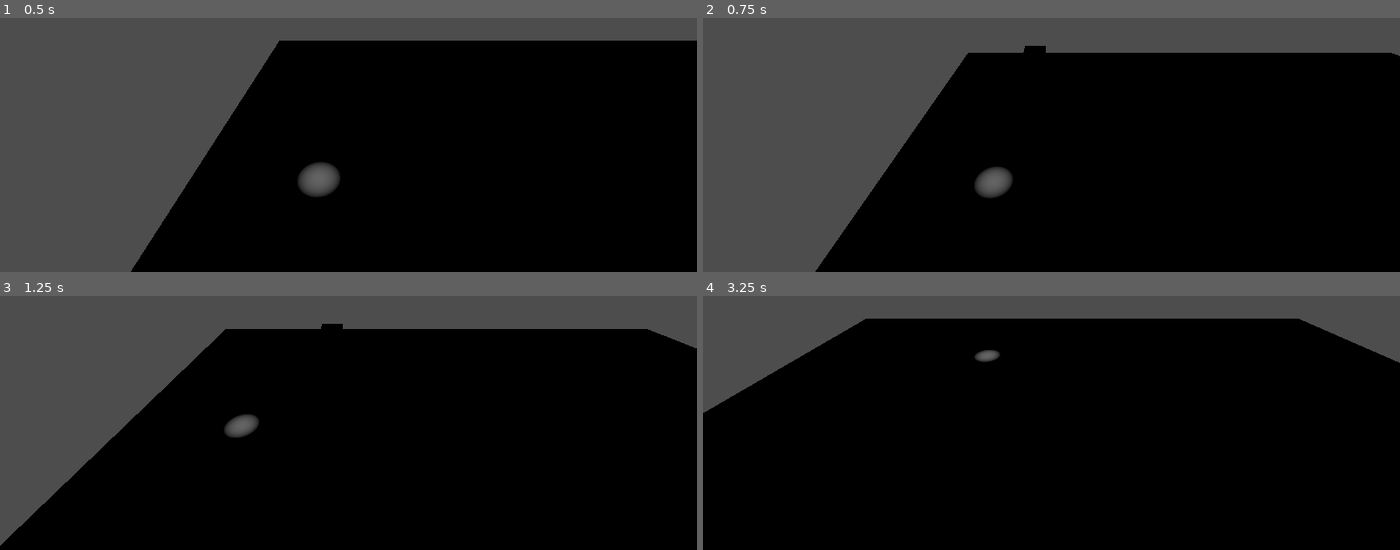
Above: before the commit, frames 1-4 (two rows, left to right).
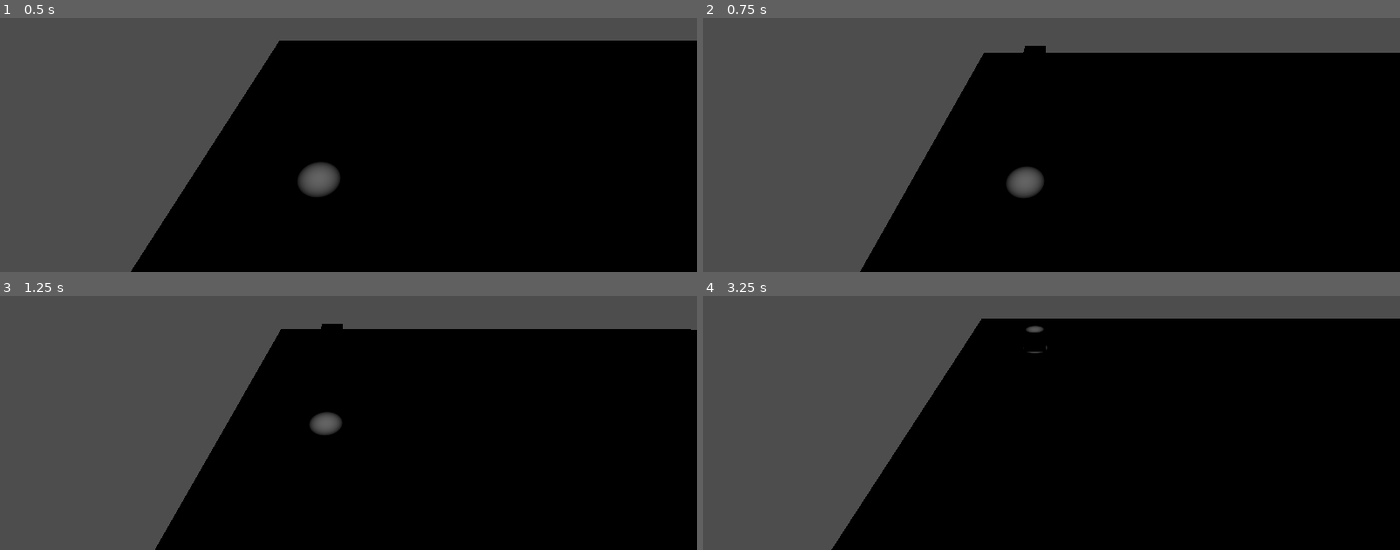
Above: after the commit, the same moments.

Repository: bbodin/chaselighting
Game: Godot game, scene res://world.tscn
The game is run twice, just before and just after one commit, with the same random seed, the same clock (stepped at 60 frames per second) and the same inputs.
Inputs (mouse positions are in pixels of both pictures, inside the frame that each line leads up to):
- Up to frame 1 (0.5 s): no input
- Up to frame 2 (0.75 s): tap Enter (ui_accept) at 0.5 s; move the mouse to (1204, 56) at 0.52 s; hold Right (ui_right) from 0.53 s (still down); click (1204, 56) at 0.67 s
- Up to frame 3 (1.25 s): keep holding Right (ui_right); tap Enter (ui_accept) at 0.77 s
- Up to frame 4 (3.25 s): release Right (ui_right) at 1.25 s; drag from (912, 374) to (1016, 433) at 1.27 s; move the mouse to (outside the picture) at 2.02 s; hold Right (ui_right) 2.03-2.75 s; click (outside the picture) at 2.17 s; drag from (1016, 433) to (842, 296) at 2.77 s

Frame 1 is identical in both runs. In frame 2, 4.7% of the frame differs, in the area x 16-100%, y 13-100%; in frame 3, 14%; in frame 4, 24%, in the area x 0-100%, y 8-100%.

Commit message:
Add the touchscreen for Android

Diff:
--- a/monster.gd
+++ b/monster.gd
@@ -16,24 +16,20 @@
 
 func _on_player_nearby (body) :
 	chase_it = true
-	print ( str(counter) + " Monster has seen the player:" + str(overlaps_body(player)) )
+	print ( str(counter) + " Monster has seen the player." )
 	counter += 1
 
 func _on_body_entered (body) :
 	if has_overlapping_bodies() :
-			print ( str(counter) + " Monster is player:" + str(overlaps_body(player)) )
+			print ( str(counter) + " Monster is on the player." )
 			counter += 1
 	else :
 		print ("beem!!! ")
 # Called every frame. 'delta' is the elapsed time since the previous frame.
 func _process(delta):
 	if (chase_it)  :
-		print (position)
 		var direction = (player.position -  self.position).normalized()
 		self.position.x += direction.x * 0.001 * counter
 		self.position.z += direction.z * 0.001 * counter
-		print (position)
 		if counter < 50 :
 			counter += 1
-	#print (str(player.position) + str(position))
-	#print ()
--- a/player.gd
+++ b/player.gd
@@ -6,7 +6,14 @@
 
 # Get the gravity from the project settings to be synced with RigidBody nodes.
 var gravity = ProjectSettings.get_setting("physics/3d/default_gravity")
+var next_direction
 
+func _input(event):
+	if event is InputEventScreenTouch:
+		print (event)
+	elif event is InputEventScreenDrag :
+		print (event)
+		next_direction = (transform.basis * Vector3(event.velocity.x, 0, event.velocity.y)).normalized()
 
 func _physics_process(delta):
 	# Add the gravity.
@@ -19,8 +26,10 @@
 
 	# Get the input direction and handle the movement/deceleration.
 	# As good practice, you should replace UI actions with custom gameplay actions.
-	var input_dir = Input.get_vector("ui_left", "ui_right", "ui_up", "ui_down")
-	var direction = (transform.basis * Vector3(input_dir.x, 0, input_dir.y)).normalized()
+	#var input_dir = Input.get_vector("ui_left", "ui_right", "ui_up", "ui_down")
+	#var direction = (transform.basis * Vector3(input_dir.x, 0, input_dir.y)).normalized()
+	var direction = next_direction
+	next_direction = null
 	if direction:
 		velocity.x = direction.x * SPEED
 		velocity.z = direction.z * SPEED
--- a/project.godot
+++ b/project.godot
@@ -15,6 +15,12 @@
 config/features=PackedStringArray("4.2", "Mobile")
 config/icon="res://icon.svg"
 
+[input_devices]
+
+pointing/emulate_touch_from_mouse=true
+pointing/emulate_mouse_from_touch=false
+
 [rendering]
 
 renderer/rendering_method="mobile"
+textures/vram_compression/import_etc2_astc=true
